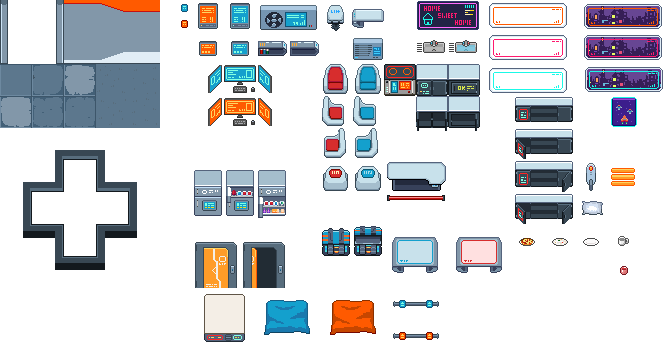
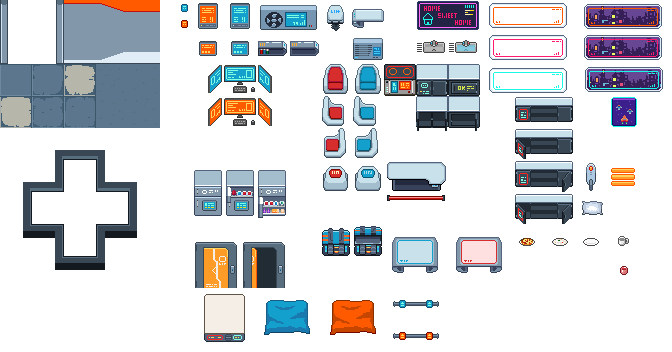
Revision of a layered w=672, h=352 image; what changed, layer by layer:
painted on "WA_cyberpunk-interior.png" over [left=0, top=65, right=95, bottom=128]
